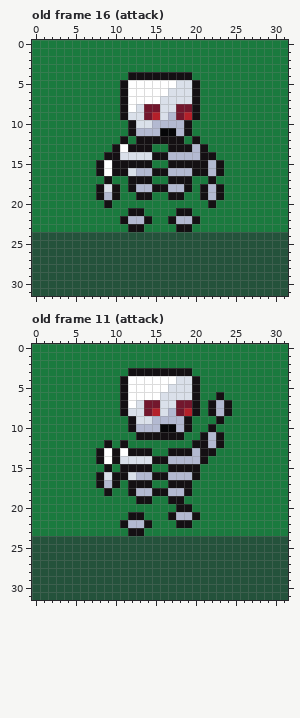
Two versions of one pixel-art file, assets/sprites/WIP/skeleton.aseprite. Above: the version before the commit.
32x32 pixels, 17 frames. Shown: old frame 16 (attack), old frame 11 (attack).
The result:
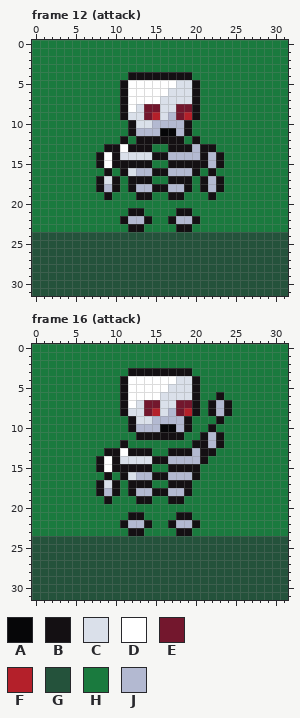
Palette (. is transparent): A #060608  B #141013  C #dae0ea  D #ffffff  E #73172d  F #b4202a  G #24523b  H #1a7a3e  J #b3b9d1
A new or re-ordered frame is compared with the old frame closest to it.
Commit message: Some asset cleanup Moved the arrow/bow sprites to seperate file and expanded the skeleton attack animation.
The edit:
frames 17 -> 23
Frame 12 (attack) is new; against old frame 16 (attack), layer "main":
The edit turns colour D into colour B in row 16 at x 9.
The edit turns colour H into colour B in row 13 at x 9 and 22; in row 14 at x 8 and 23; in row 17 at x 8, 10, 21 and 23.
The edit turns colour J into colour B in row 16 at x 22; in row 19 at x 9 and 22.
The edit turns colour B into colour C in row 17 at x 9.
The edit turns colour B into colour D in row 14 at x 9.
The edit turns colour B into colour H in row 16 at x 8, 10, 21 and 23; in row 19 at x 8, 10, 21 and 23; in row 20 at x 9 and 22.
The edit turns colour B into colour J in row 14 at x 22; in row 17 at x 22.
The edit turns colour C into colour J in row 18 at x 9.
Frame 16 (attack) is new; against old frame 11 (attack), layer "main":
The edit turns colour C into colour B in row 16 at x 9.
The edit turns colour D into colour B in row 13 at x 9.
The edit turns colour H into colour B in row 15 at x 8 and 10; in row 18 at x 8 and 10; in row 19 at x 9; in row 22 at x 17 and 20; in row 23 at x 18 to 19.
The edit turns colour J into colour B in row 21 at x 18 to 19.
The edit turns colour J into colour C in row 17 at x 9.
The edit turns colour B into colour D in row 15 at x 9.
The edit turns colour B into colour H in row 12 at x 9; in row 13 at x 8; in row 16 at x 8 and 10; in row 20 at x 18 to 19; in row 21 at x 17 and 20.
The edit turns colour B into colour J in row 18 at x 9; in row 22 at x 18 to 19.
Where, in picture pixels (left, top, right, bottom), the same in both pictures:
changed: (96, 144, 120, 208)
changed: (200, 144, 224, 208)
changed: (96, 440, 120, 504)
changed: (168, 504, 200, 536)
